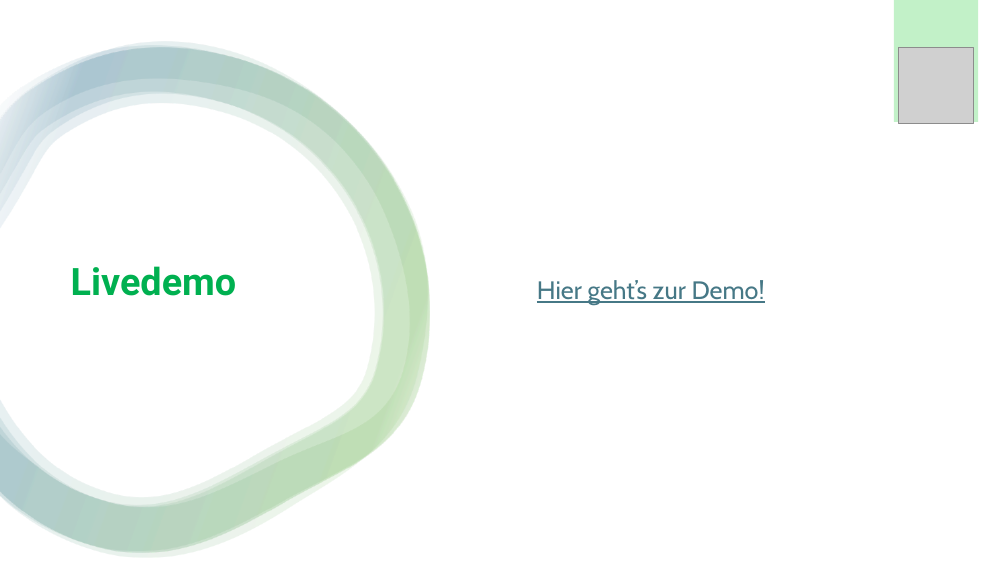
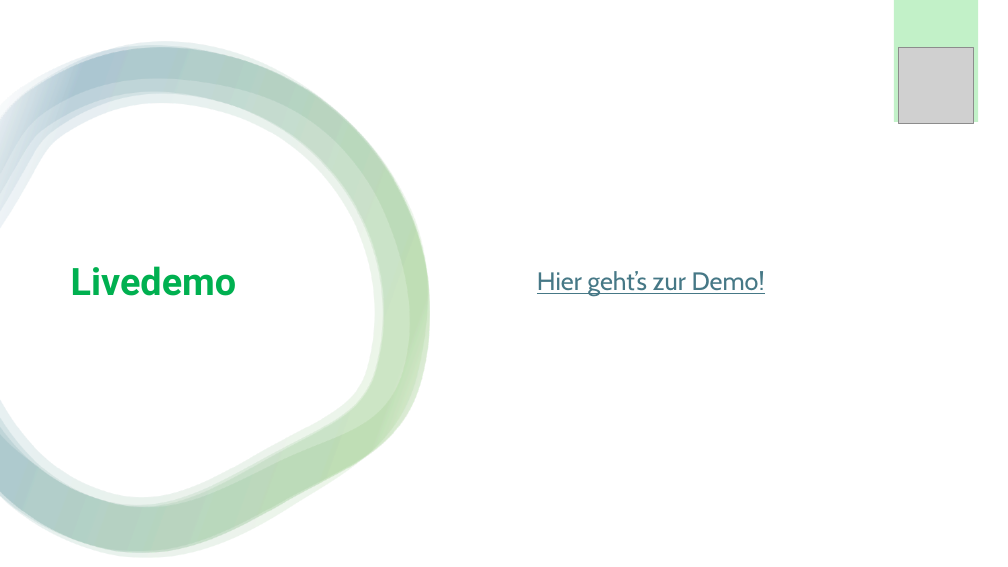
Before and after one commit to Emele-bzra/project-modul431, a slide deck: slide 22 of Material/präsentation_slarachare_games.pptx (slide 20 before the commit). Drawn at 1008x567 pixels with LibreOffice and Linux fonts; fonts in the diff are those of the drawing; grey boxes stand for pictures; background and template pictures are left out. Boxes give left, top, right and bottom in pixels: in the first picture for what was removed or moved away, otherwise in the second. Text is boxed around its words. In the diff, an @@ line names an element or a change of style, - is before the commit and + after.

```diff
--- a/Material/präsentation_slarachare_games.pptx
+++ b/Material/präsentation_slarachare_games.pptx
@@ text "Hier geht’s zur Demo!": place and size @@
-text "Hier geht’s zur Demo!" at box(537, 280, 765, 305)
+text "Hier geht’s zur Demo!" at box(537, 271, 765, 296)
```
Also in this commit, not shown: 4 other slides changed, 2 slides added.
